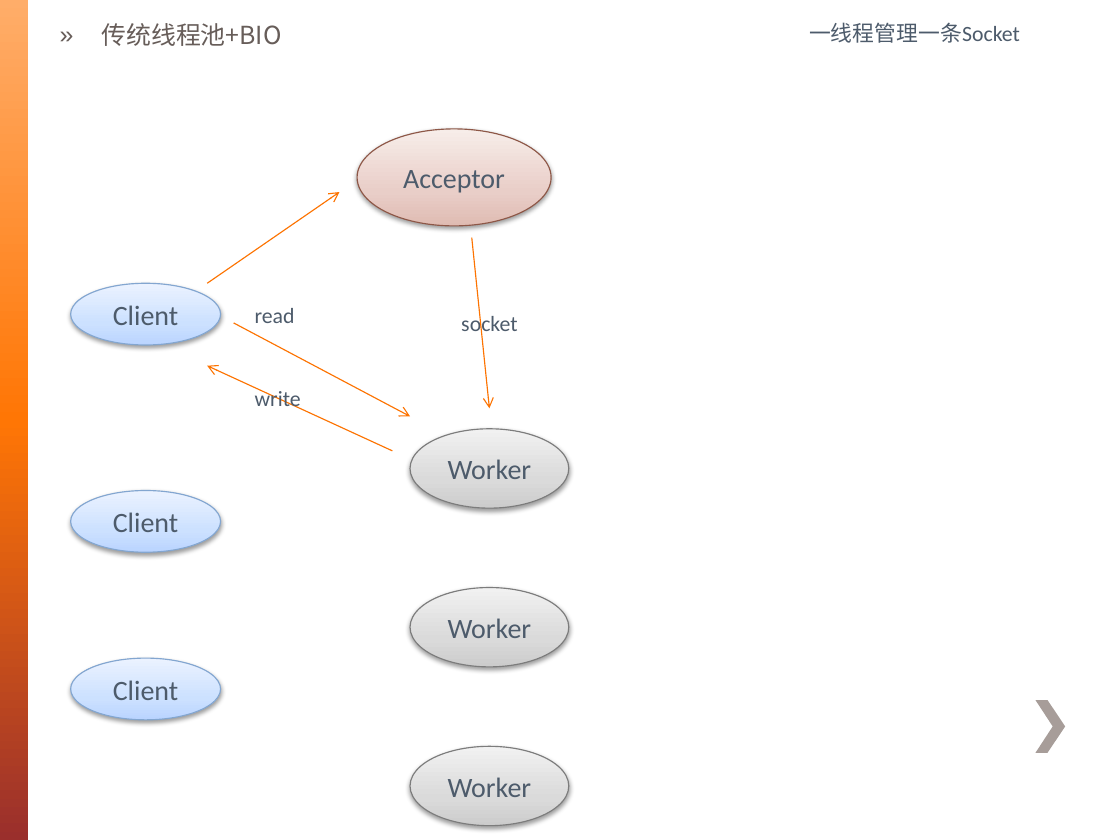
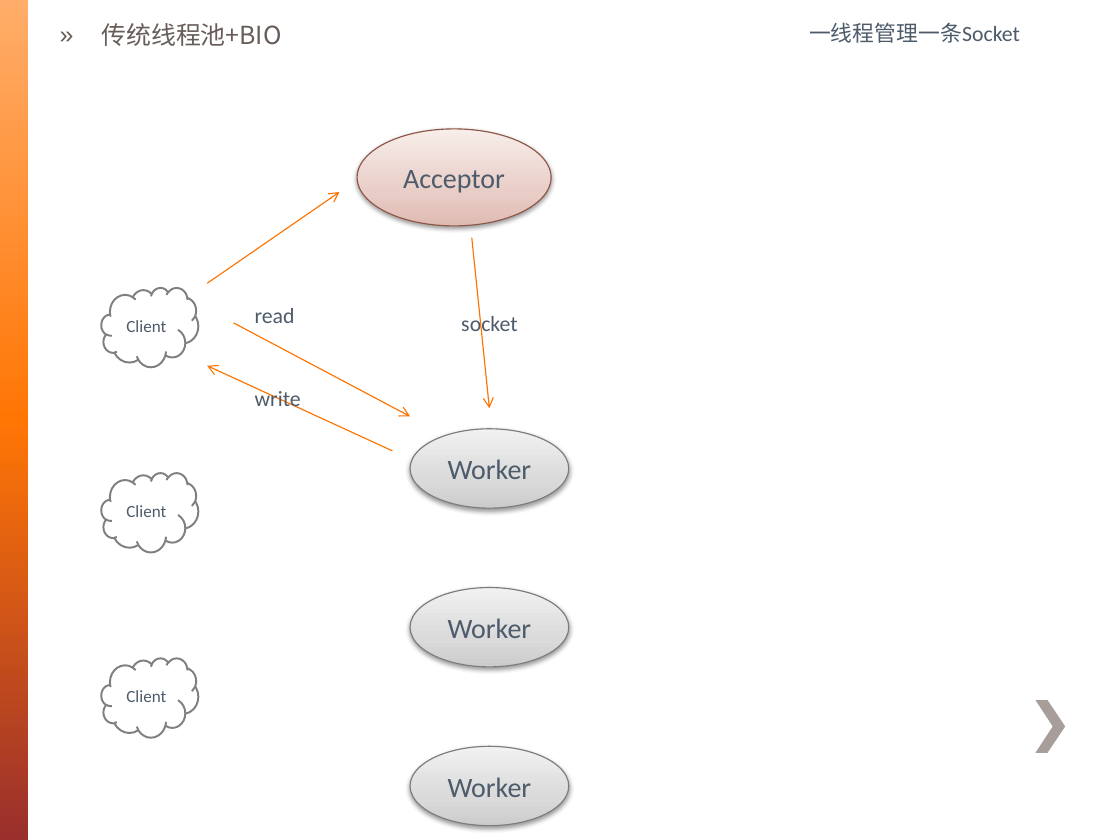
Before and after one commit to irelandKen/JNetty, a slide deck: slide 5 of doc/Netty分析3.pptx. Drawn at 1120x840 pixels with LibreOffice and Linux fonts; fonts in the diff are those of the drawing; background and template pictures are left out. Boxes give left, top, right and bottom in pixels: in the first picture for what was removed or moved away, otherwise in the second. Text is boxed around its words. In the diff, an @@ line names an element or a change of style, - is before the commit and + after.

```diff
--- a/doc/Netty分析3.pptx
+++ b/doc/Netty分析3.pptx
@@ size 18 to 11 pt; ellipse to cloud; fill gradient #BAD6FF to #CEE1FF to #ECF3FF to #FFFFFF; outline #84A6D0 0.75 pt to #7F7F7F 1.25 pt; shadow off in 3 elements at box(102, 473, 199, 552), box(102, 659, 199, 738), box(102, 288, 199, 367) @@
@@ cloud "Client": place and size @@
-cloud "Client" at box(71, 283, 221, 345)
+cloud "Client" at box(102, 288, 199, 367)
@@ cloud "Client": place and size @@
-cloud "Client" at box(71, 491, 221, 552)
+cloud "Client" at box(102, 473, 199, 552)
@@ cloud "Client": place and size @@
-cloud "Client" at box(71, 659, 221, 720)
+cloud "Client" at box(102, 659, 199, 738)
```
Also in this commit, not shown: 2 other slides changed, 1 slide added.
